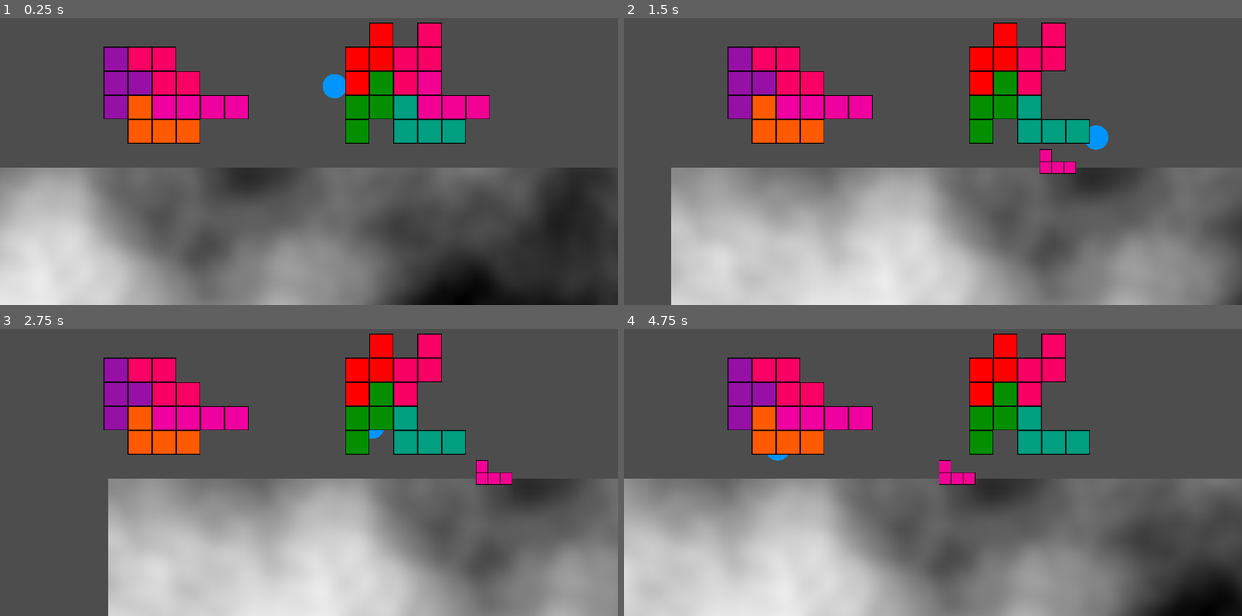
Above: before the commit, frames 1-4 (two rows, left to right).
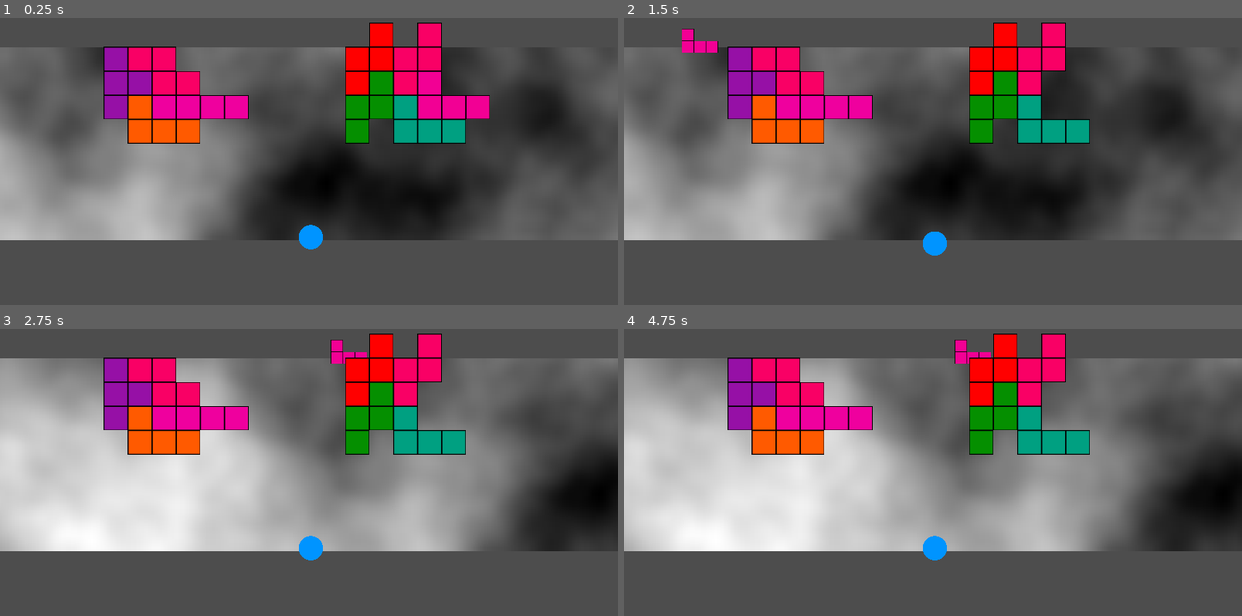
Above: after the commit, the same moments.

Repository: dadames/GMTK2024
Game: Godot game, scene res://Game/game.tscn
The game is run twice, just before and just after one commit, with the same random seed, the same clock (stepped at 60 frames per second) and the same inputs. This scene is started directly instead of the project's main scene.
Inputs:
- Up to frame 1 (0.25 s): no input
- Up to frame 2 (1.5 s): hold Right (ui_right) 0.53-1.28 s; hold 0 0.53-1.28 s; hold Left (ui_left) from 1.28 s (still down); tap 0 at 1.35 s
- Up to frame 3 (2.75 s): release Left (ui_left) at 2.03 s; hold Right (ui_right) from 2.03 s (still down); hold 0 from 2.03 s (still down)
- Up to frame 4 (4.75 s): release 0 at 2.78 s; tap 0 at 2.85, 4.35 s; release Right (ui_right) at 3.53 s; hold 0 3.53-4.28 s; hold Left (ui_left) from 3.53 s (still down)

The runs differ from the first frame. In frame 1, 51% of the frame differs, in the area x 0-100%, y 10-100%; in frame 2, 49%; in frame 3, 60%; in frame 4, 63%, in the area x 0-100%, y 3-100%.

Commit message:
Changed collision mask for paddle

Diff:
--- a/Game/Paddle/paddle.tscn
+++ b/Game/Paddle/paddle.tscn
@@ -18,7 +18,7 @@
 
 [node name="Paddle" type="CharacterBody2D"]
 collision_layer = 4
-collision_mask = 0
+collision_mask = 2
 motion_mode = 1
 script = ExtResource("1_fdgyd")
 
--- a/Game/game.tscn
+++ b/Game/game.tscn
@@ -17,7 +17,6 @@
 [node name="Paddle" parent="." instance=ExtResource("3_31cgl")]
 position = Vector2(-9.53674e-07, 11)
 scale = Vector2(0.063, 0.063)
-collision_layer = 2
 
 [node name="Ball" parent="." instance=ExtResource("4_nyhvm")]
 position = Vector2(0, 4)
